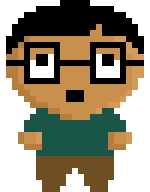
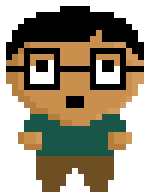
Revision of a layered (150, 192) image; what changed, layer by layer:
removed layer "outline" over (x1=6, y1=0, x2=144, y2=54)
painted on "colors" over (x1=6, y1=6, x2=144, y2=126)
